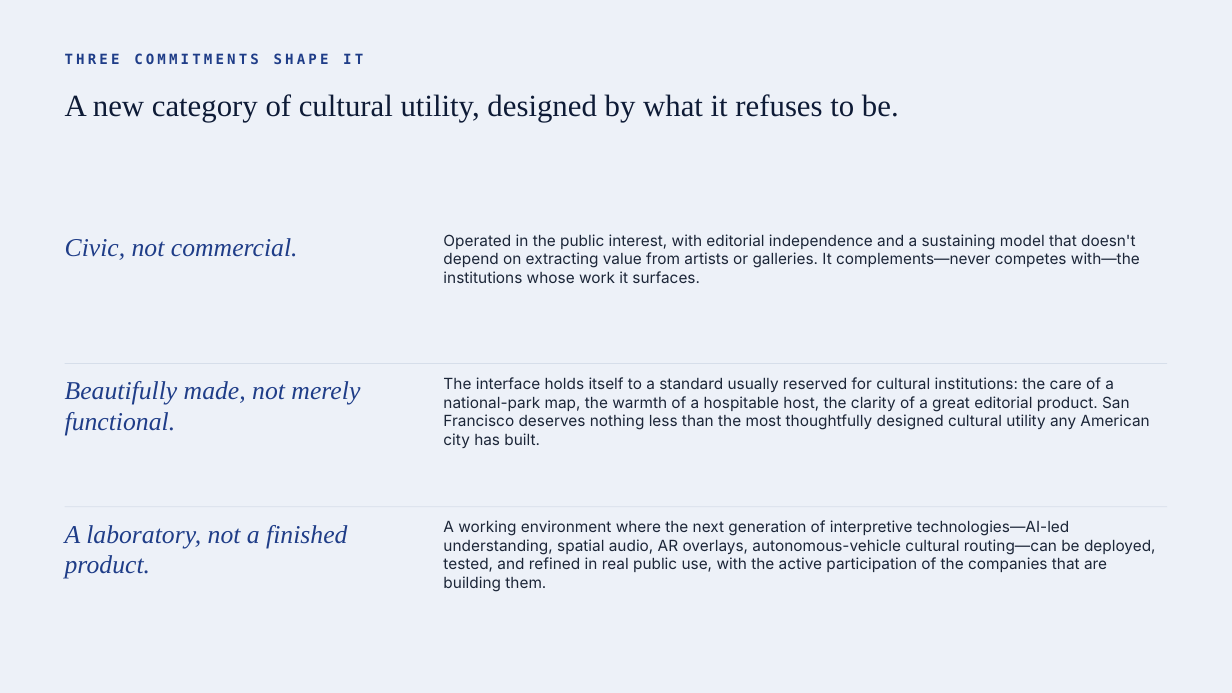
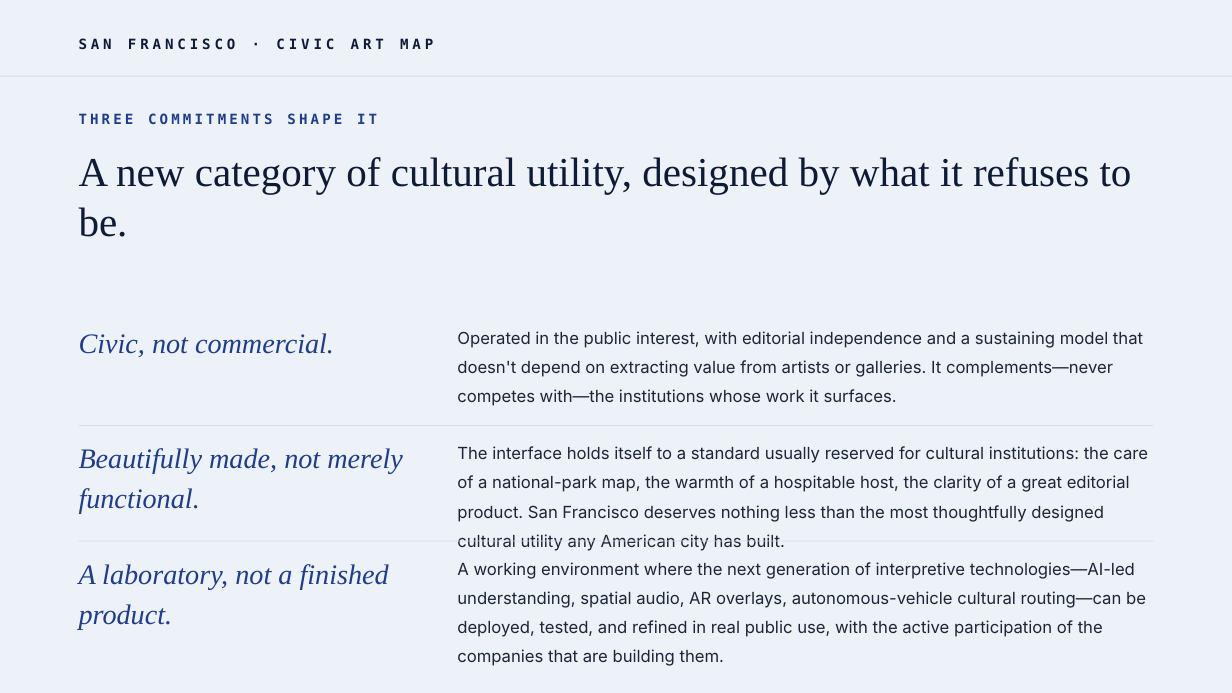
Before and after one commit to amgoldstein6/sf-civic-art-map, a slide deck: slide 3 of sf-civic-art-map.pptx. Drawn at 1232x693 pixels with LibreOffice and Linux fonts; fonts in the diff are those of the drawing. Boxes give left, top, right and bottom in pixels: in the first picture for what was removed or moved away, otherwise in the second. Text is boxed around its words. In the diff, an @@ line names an element or a change of style, - is before the commit and + after.

```diff
--- a/sf-civic-art-map.pptx
+++ b/sf-civic-art-map.pptx
@@ text added at (x1=79, y1=38, x2=433, y2=50), 11 pt, text #0E1B36, bold @@
+SAN FRANCISCO · CIVIC ART MAP
@@ rectangle added at (x1=0, y1=76, x2=1232, y2=77), fill #D6DEEA @@
@@ text "THREE COMMITMENTS SHAPE IT" moved from (x1=65, y1=53, x2=899, y2=122) to (x1=79, y1=113, x2=1132, y2=237) @@
@@ text at (x1=79, y1=157, x2=1132, y2=237): size 24 to 32 pt in "A new category of cultural utility, designed ..." @@
@@ size 20 to 22 pt; line spacing 1 to 1.18 in 3 elements at (x1=79, y1=564, x2=389, y2=629), (x1=79, y1=448, x2=403, y2=513), (x1=79, y1=333, x2=334, y2=357) @@
@@ text "Civic, not commercial." moved from (x1=65, y1=238, x2=298, y2=260) to (x1=79, y1=333, x2=334, y2=357) @@
@@ size 12 to 13 pt; line spacing 1 to 1.45 in 3 elements at (x1=457, y1=562, x2=1146, y2=666), (x1=457, y1=446, x2=1148, y2=551), (x1=457, y1=331, x2=1143, y2=406) @@
@@ text "Operated in the public interest, ..." moved from (x1=443, y1=234, x2=1140, y2=283) to (x1=457, y1=331, x2=1143, y2=406) @@
@@ text "Beautifully made, not merely functional." moved from (x1=65, y1=381, x2=360, y2=436) to (x1=79, y1=448, x2=403, y2=513) @@
@@ rectangle resized from (x1=65, y1=363, x2=1167, y2=364) to (x1=79, y1=425, x2=1153, y2=426) @@
@@ text "The interface holds itself to ..." moved from (x1=443, y1=377, x2=1149, y2=448) to (x1=457, y1=446, x2=1148, y2=551) @@
@@ text "A laboratory, not a finished ..." moved from (x1=65, y1=525, x2=347, y2=579) to (x1=79, y1=564, x2=389, y2=629) @@
@@ rectangle resized from (x1=65, y1=506, x2=1167, y2=507) to (x1=79, y1=541, x2=1153, y2=542) @@
@@ text "A working environment where the ..." moved from (x1=443, y1=520, x2=1156, y2=592) to (x1=457, y1=562, x2=1146, y2=666) @@
```
Also in this commit, not shown: 8 other slides changed, 1 slide added, 1 slide removed, 1 other file.
